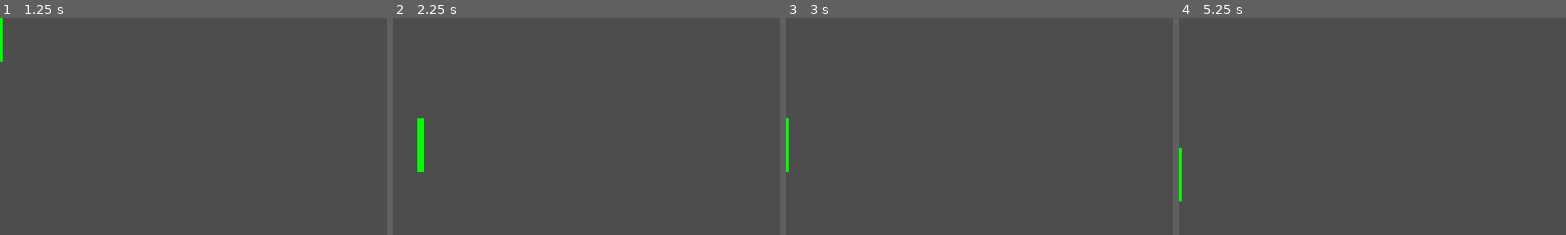
Above: before the commit, frames 1-4 (left to right).
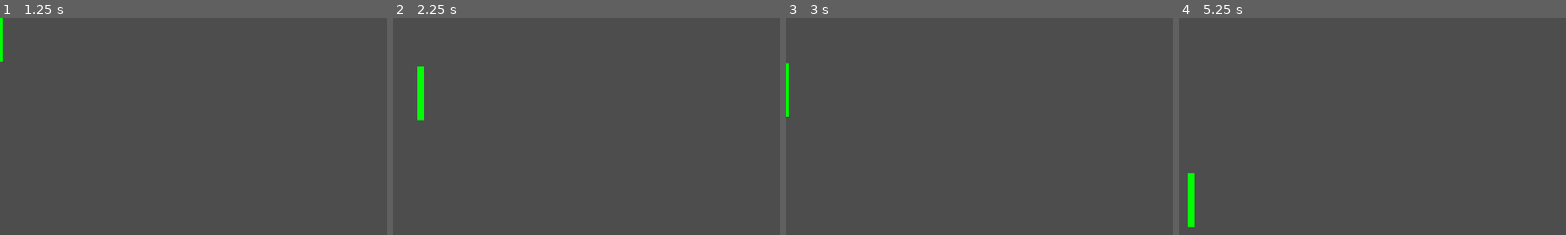
Above: after the commit, the same moments.

Repository: uprun/neon-lights-editor
Game: Godot game, scene res://scenes/canvas-ltd.tscn
The game is run twice, just before and just after one commit, with the same random seed, the same clock (stepped at 60 frames per second) and the same inputs.
Inputs (mouse positions are % of the whole screen's width and height, from its top left):
- Up to frame 1 (1.25 s): tap Enter at 0.5 s; move the mouse to (72, 45) at 0.52 s; hold Right from 0.53 s (still down); tap Backspace at 0.6 s; click (72, 45) at 0.67 s
- Up to frame 2 (2.25 s): tap Space at 1.25 s; move the mouse to (30, 55) at 1.27 s; release Right at 1.28 s; hold Down 1.28-2.03 s; tap Enter at 1.35, 2 s; move the mouse to (60, 28) at 2.02 s; hold Right from 2.03 s (still down); tap Backspace at 2.1 s
- Up to frame 3 (3 s): move the mouse to (45, 70) at 2.77 s; release Right at 2.78 s; hold Up from 2.78 s (still down); tap Enter at 2.85 s; click (45, 70) at 2.92 s
- Up to frame 4 (5.25 s): tap Space at 3.5, 5 s; move the mouse to (80, 65) at 3.52 s; release Up at 3.53 s; hold Left 3.53-5.03 s; tap Backspace at 3.6, 5.1 s; tap Enter at 4.25, 4.35 s; move the mouse to (20, 35) at 4.27 s; move the mouse to (55, 50) at 5.02 s; hold Down from 5.03 s (still down); click (55, 50) at 5.17 s
The pictures show only the part of the screen within x 0-50%, y 15-65%; the shares and areas given below are measured in that part.

Frame 1 is identical in both runs. In frame 2, 0.8% of the frame differs, in the area x 6-9%, y 22-71%; in frame 3, 0.4%; in frame 4, 0.6%.
Error in both runs: Attempt to call function 'get_further_side_position' in base 'null instance' on a null instance. (res://scenes/function-node.gd:46)

Commit message:
2024-12-10--23h13m19s

Diff:
--- a/scenes/rocket-engine.gd
+++ b/scenes/rocket-engine.gd
@@ -40,7 +40,7 @@
 			next_position = next
 
 func position_changed():
-	return next_position != get_parent().position
+	return get_destination_location() != get_parent().position
 
 
 var desired_locations = []
@@ -49,14 +49,15 @@
 	if new_position == get_parent().position:
 		request_to_set_position.emit(new_position)
 	else:
+		var current_parent_position = get_parent().position
 		var use_position = new_position
 		var copy_y = use_position
-		copy_y.y = get_parent().position.y
+		copy_y.y = current_parent_position.y
 		var copy_x = use_position
-		copy_x.x = get_parent().position.x
-		var delta_y = copy_y - get_parent().position
-		var delta_x = copy_x - get_parent().position
-		if delta_x.length() < delta_y.length():
+		copy_x.x = current_parent_position.x
+		var delta_y = copy_y - current_parent_position
+		var delta_x = copy_x - current_parent_position
+		if delta_x.length() < delta_y.length() or delta_y.length() < 1.0:
 			desired_locations.push_back(copy_x)
 			desired_locations.push_back(use_position)
 		else:
